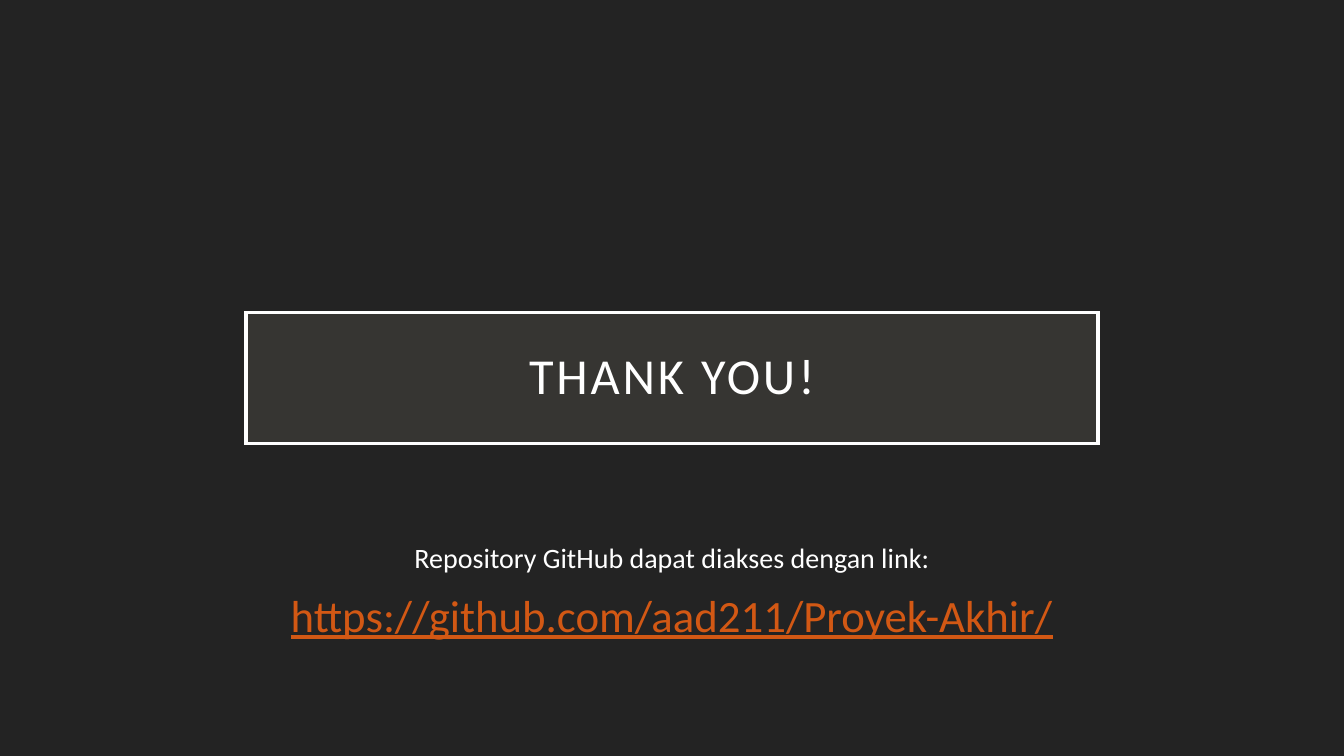
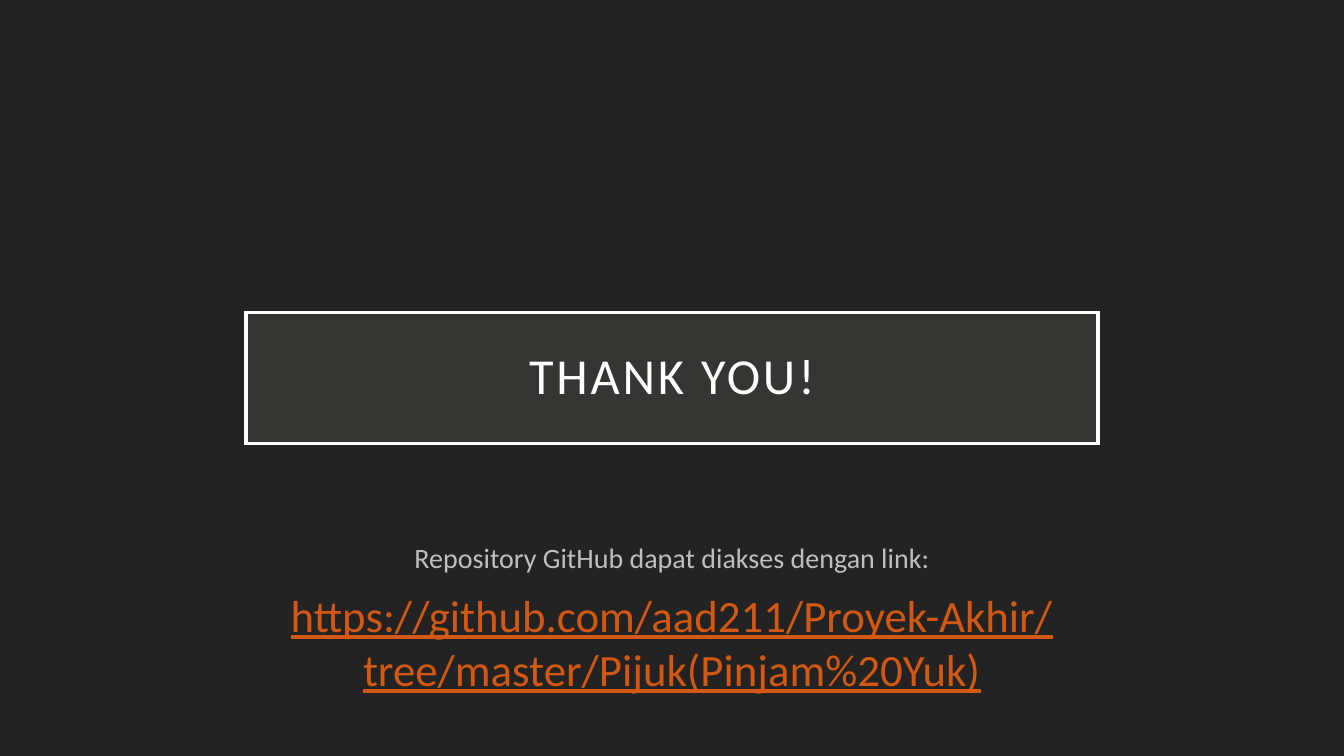
Before and after one commit to aad211/Proyek-Akhir-PTKom, a slide deck: slide 19 of 4-PTKA.pptx. Drawn at 1344x756 pixels with LibreOffice and Linux fonts; fonts in the diff are those of the drawing. Boxes give left, top, right and bottom in pixels: in the first picture for what was removed or moved away, otherwise in the second. Text is boxed around its words. In the diff, an @@ line names an element or a change of style, - is before the commit and + after.

```diff
--- a/4-PTKA.pptx
+++ b/4-PTKA.pptx
@@ text at (414, 548, 929, 573): text colour #FFFFFF to #BFBFBF in "Repository GitHub dapat diakses dengan link:" @@
@@ text at (291, 601, 1052, 694): text changed @@
-https://github.com/aad211/Proyek-Akhir/
+https://github.com/aad211/Proyek-Akhir/tree/master/Pijuk(Pinjam%20Yuk)
```
